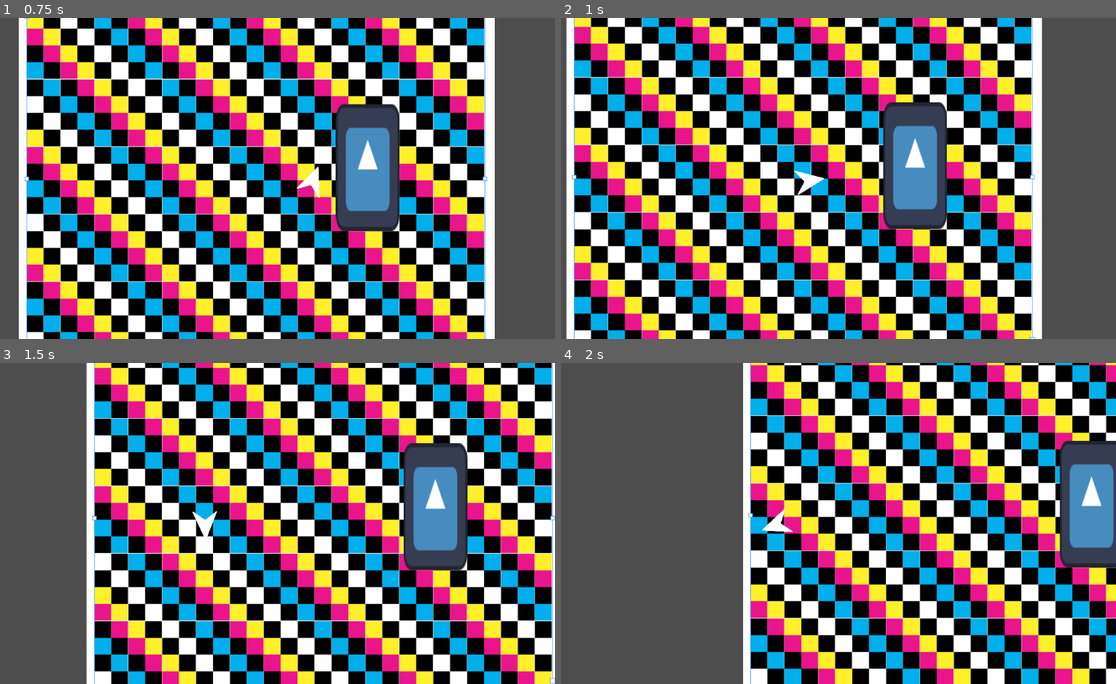
Above: before the commit, frames 1-4 (two rows, left to right).
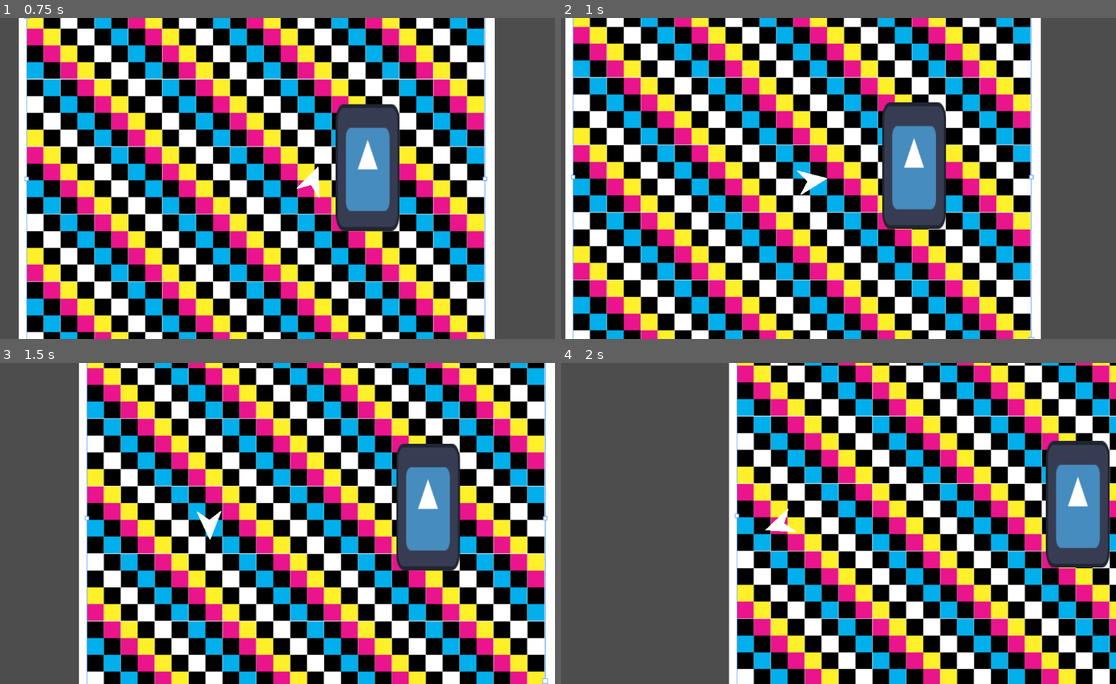
Above: after the commit, the same moments.

Repository: ParadoxArcher/Angle_Advantage
Game: Godot game, scene res://Scenes/GameScene.tscn
The game is run twice, just before and just after one commit, with the same random seed, the same clock (stepped at 60 frames per second) and the same inputs. The engine's default icon, where the game draws it, is replaced by a stand-in: a white triangle on a blue panel in a dark square.
Inputs:
- Up to frame 1 (0.75 s): tap Enter at 0.5 s; hold D (RotateRight) from 0.53 s (still down); tap Space (Dodge) at 0.6 s
- Up to frame 2 (1 s): keep holding D (RotateRight)
- Up to frame 3 (1.5 s): release D (RotateRight) at 1.28 s; hold S (Back) from 1.28 s (still down); tap W (Boost) at 1.35 s
- Up to frame 4 (2 s): keep holding S (Back); tap Space (Dodge) at 1.55 s

Frame 1 is identical in both runs. In frame 2, 11% of the frame differs, in the area x 0-87%, y 0-100%; in frame 3, 46%; in frame 4, 59%, in the area x 30-100%, y 0-100%.

Commit message:
vault backup: 2025-01-17 10:31:41

Diff:
--- a/zProject Files/Godot/Scripts/PlayerScript.gd
+++ b/zProject Files/Godot/Scripts/PlayerScript.gd
@@ -4,7 +4,7 @@
 var MoveInput = Vector2(0, 0)
 
 ## Brake Variables
-@export var BrakeDecelMult = [5, 3] # {0: SpeedDecelMult, 1: RotaDecelMult}
+@export var BrakeDecelMult = [5.0, 3.0] # {0: SpeedDecelMult, 1: RotaDecelMult}
 
 ## Boost Variables
 @export var MaxSpeed = [1800, 1800] # {0: Fluctuating, 1: BaseMaxSpeed} ## Beware DodgeMaxSpeed
@@ -23,24 +23,26 @@
 var RotaRate = 0
 
 ##Crash Variables
-@export var BounceAmp = .9
+@export var BounceAmp = [.3, 1.0]
 @export var CrashAngle = .3
 @export var CrashSpeed = .4
-@export var CrashTime = 1.5
+@export var CrashTime = [.75, 1.5]
 var Crashed = false
 #endregion
 
 #region Advanced Movement Variables
 ##Dodge Variables
-@export var DodgeMaxSpeed = [1, .15] # {0: MaxSpeedMultiplier, 1: MaxSpeedDecel}
-@export var DodgeRotaAccel = [5, .1] # {0: RotaAccelMult, 1: RotaAccelDecel}
+@export var DodgeMaxSpeed = [1.0, .15] # {0: MaxSpeedMultiplier, 1: MaxSpeedDecel}
+@export var DodgeRotaAccel = [5.0, .1] # {0: RotaAccelMult, 1: RotaAccelDecel}
 
 
 #endregion
 
-func crash():
+func crash(CrashTimeScaler):
 	Crashed = true
-	await get_tree().create_timer(CrashTime).timeout
+	var CrashTimer = lerp(CrashTime[0], CrashTime[1], CrashTimeScaler)
+	print(CrashTimer)
+	await get_tree().create_timer(CrashTimer).timeout
 	Crashed = false
 
 func _physics_process(_delta):
@@ -103,12 +105,12 @@
 	var Collision = move_and_collide(velocity * _delta, false, .7, false)
 	if Collision:
 		var CollisionDot = velocity.normalized().dot(Collision.get_normal())
-		var WallBounce = (Vector2(-cos(rotation), sin(rotation)).dot(Collision.get_normal()) + 1 ) / 2
-		print(WallBounce)
+		var WallBounce = (Vector2(-cos(rotation), -sin(rotation)).dot(Collision.get_normal()) + 1 ) / 2
+		print(WallBounce * (velocity.length() / MaxSpeed[0] ))
 		if CollisionDot * (velocity.length() / MaxSpeed[0] ) < -CrashSpeed and WallBounce > CrashAngle:
-			crash()
+			crash(WallBounce * (velocity.length() / MaxSpeed[0] ))
 
-		velocity = velocity.bounce(Collision.get_normal()) * BounceAmp
+		velocity = velocity.bounce(Collision.get_normal()) * lerp(BounceAmp[0], BounceAmp[1], WallBounce)
 	#endregion
 
 #region Markers Variables
Not shown, changed: .obsidian/workspace.json
